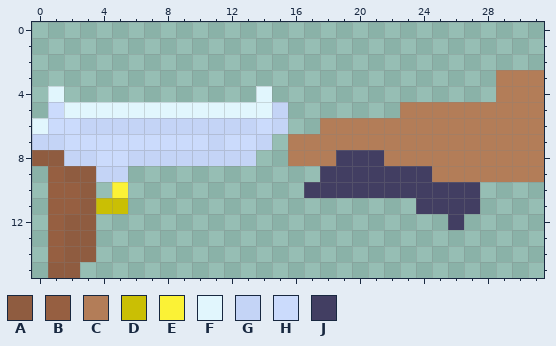
A pixel-art sprite gets an edit: assets/weapon_spsheet.png. The picture above is the old version.
The file is 32x16 pixels.
Palette (. is transparent): A #8f5c40  B #965f41  C #b37d58  D #cabf04  E #fbf236  F #e1f6fd  G #c4d4f6  H #cbdbfc  J #423e62
Pixels before, first column x 0:
 3 .............................CCC
 4 .F............F..............CCC
 5 .HFFFFFFFFFFFFFG.......CCCCCCCCC
 6 FHHGGGGGGGGGGGHG..CCCCCCCCCCCCCC
 7 GGHHHHHHHHHGHHG.CCCCCCCCCCCCCCCC
 8 AAGGHHGGGGGGGG..CCCJJJCCCCCCCCCC
 9 .BAAGG............JJJJJJJCCCCCCC
10 .BBA.E...........JJJJJJJJJJJ....
11 .BBADD..................JJJJ....
12 .BAA......................J.....
13 .BAA............................
14 .BAA............................
15 .AA.............................
The result:
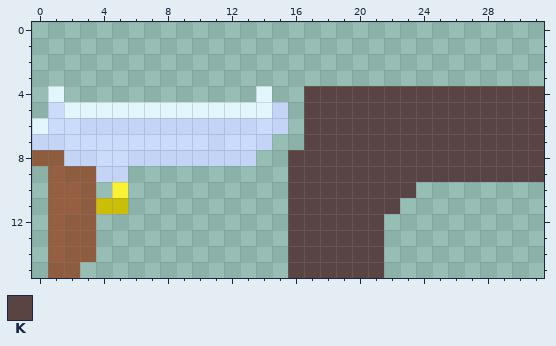
Colours new in this view: K #594343
Changes in this commit:
Changed rows in their new state; - is an unchanged pixel.
first column x 16:
 3 -------------...
 4 -KKKKKKKKKKKKKKK
 5 -KKKKKKKKKKKKKKK
 6 -KKKKKKKKKKKKKKK
 7 .KKKKKKKKKKKKKKK
 8 KKKKKKKKKKKKKKKK
 9 KKKKKKKKKKKKKKKK
10 KKKKKKKK....----
11 KKKKKKK-....----
12 KKKKKK----.-----
13 KKKKKK----------
14 KKKKKK----------
15 KKKKKK----------
Changed places in both pictures, as pixel boxes (x1, y1, x2, y2):
changed: (288, 70, 544, 278)
